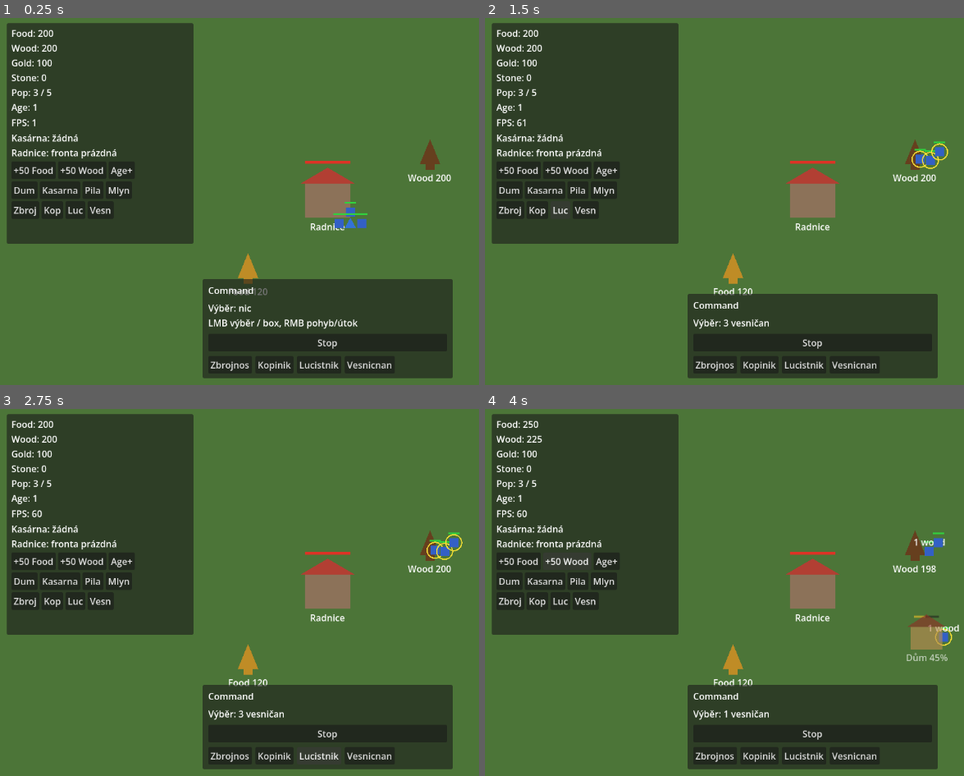
Above: before the commit, frames 1-4 (two rows, left to right).
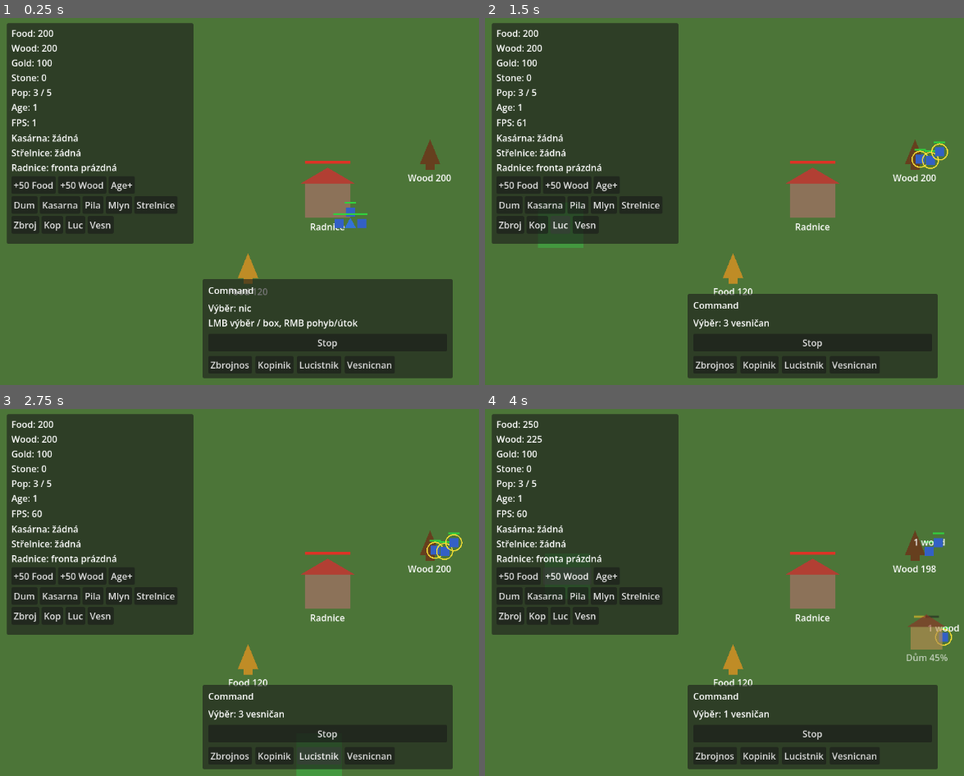
Above: after the commit, the same moments.

Repository: Kosino/ceske-srdce
Game: Godot game, scene res://scenes/map/Map.tscn
Same seed, same stepped clock (60 frames per second), same inputs: the game is played once before the commit and once after it.
Inputs (mouse positions are in pixels of both pictures, inside the frame that each line leads up to):
- Up to frame 1 (0.25 s): no input
- Up to frame 2 (1.5 s): click (643, 205) at 0.5 s, where only the run after the commit has a clickable "Strelnice"; click "Luc" at 1.25 s
- Up to frame 3 (2.75 s): click "Lucistnik" at 2 s
- Up to frame 4 (4 s): click "+50 Food" at 2.75 s; click "+50 Wood" at 3.5 s

The runs differ from the first frame. In frame 1, 1.7% of the frame differs, in the area x 2-37%, y 35-58%; in frame 2, 1.8%; in frame 3, 1.9%; in frame 4, 1.9%.

Commit message:
Add archer projectiles and Střelnice training building.
Arrows fly to the locked aim point; Barracks trains only infantry; Střelnice (175 wood, 50s, 1200 HP) trains Lučištník. DESIGN and headless smoke updated.

Diff:
--- /dev/null
+++ b/scenes/buildings/ArcheryRange.tscn
@@ -0,0 +1,22 @@
+[gd_scene load_steps=2 format=3]
+
+[ext_resource type="Script" path="res://scripts/buildings/ArcheryRange.gd" id="1_archery"]
+
+[node name="ArcheryRange" type="Node2D"]
+script = ExtResource("1_archery")
+
+[node name="Visual" type="Polygon2D" parent="."]
+color = Color(0.42, 0.48, 0.35, 1)
+polygon = PackedVector2Array(-40, -28, 40, -28, 40, 32, -40, 32)
+
+[node name="Target" type="Polygon2D" parent="."]
+color = Color(0.75, 0.2, 0.15, 1)
+polygon = PackedVector2Array(-6, -48, 6, -48, 6, -28, -6, -28)
+
+[node name="Label" type="Label" parent="."]
+offset_left = -48.0
+offset_top = 34.0
+offset_right = 48.0
+offset_bottom = 58.0
+horizontal_alignment = 1
+text = "Strelnice"
--- /dev/null
+++ b/scenes/combat/Projectile.tscn
@@ -0,0 +1,10 @@
+[gd_scene load_steps=2 format=3]
+
+[ext_resource type="Script" path="res://scripts/combat/Projectile.gd" id="1_proj"]
+
+[node name="Projectile" type="Node2D"]
+script = ExtResource("1_proj")
+
+[node name="Visual" type="Polygon2D" parent="."]
+color = Color(0.85, 0.75, 0.35, 1)
+polygon = PackedVector2Array(-8, -2, 10, 0, -8, 2)
--- a/scenes/ui/DebugPanel.tscn
+++ b/scenes/ui/DebugPanel.tscn
@@ -75,6 +75,10 @@
 layout_mode = 2
 text = "Mlyn"
 
+[node name="PlaceArchery" type="Button" parent="Panel/Margin/VBox/BuildButtons"]
+layout_mode = 2
+text = "Strelnice"
+
 [node name="TrainButtons" type="HBoxContainer" parent="Panel/Margin/VBox"]
 layout_mode = 2
 theme_override_constants/separation = 4
@@ -102,6 +106,7 @@
 [connection signal="pressed" from="Panel/Margin/VBox/BuildButtons/PlaceBarracks" to="." method="_on_place_barracks_pressed"]
 [connection signal="pressed" from="Panel/Margin/VBox/BuildButtons/PlaceLumber" to="." method="_on_place_lumber_pressed"]
 [connection signal="pressed" from="Panel/Margin/VBox/BuildButtons/PlaceMill" to="." method="_on_place_mill_pressed"]
+[connection signal="pressed" from="Panel/Margin/VBox/BuildButtons/PlaceArchery" to="." method="_on_place_archery_pressed"]
 [connection signal="pressed" from="Panel/Margin/VBox/TrainButtons/TrainSoldier" to="." method="_on_train_soldier_pressed"]
 [connection signal="pressed" from="Panel/Margin/VBox/TrainButtons/TrainSpearman" to="." method="_on_train_spearman_pressed"]
 [connection signal="pressed" from="Panel/Margin/VBox/TrainButtons/TrainArcher" to="." method="_on_train_archer_pressed"]
--- /dev/null
+++ b/scripts/buildings/ArcheryRange.gd
@@ -0,0 +1,96 @@
+extends Building
+class_name ArcheryRange
+
+signal queue_changed
+signal unit_spawned(unit: Node2D)
+
+const ARCHER_SCENE := preload("res://scenes/units/Archer.tscn")
+const MAX_QUEUE := 5
+
+## DESIGN: Střelnice 175 D, 50 s, HP 1200. Trénink: Lučištník 25 D + 45 Z / 35 s.
+const UNIT_DEFS := {
+	"archer": {"cost": {"wood": 25, "gold": 45}, "time": 35.0, "label": "lučištník"},
+}
+
+var queue: Array[String] = []
+var train_remaining: float = 0.0
+var spawn_parent: Node2D
+
+
+func _ready() -> void:
+	building_id = "archery_range"
+	display_name = "Střelnice"
+	footprint = Vector2(80, 80)
+	max_hp = 1200.0
+	build_time = 50.0
+	super._ready()
+	add_to_group("archery_ranges")
+
+
+func _process(delta: float) -> void:
+	super._process(delta)
+	if not is_complete:
+		return
+	if queue.is_empty():
+		return
+	train_remaining -= delta
+	if train_remaining <= 0.0:
+		_complete_training()
+
+
+func enqueue_archer() -> bool:
+	return enqueue_unit("archer")
+
+
+func enqueue_unit(unit_id: String) -> bool:
+	if not is_complete:
+		NotificationManager.show_message("Střelnice ještě není dokončená.")
+		return false
+	if unit_id not in UNIT_DEFS:
+		NotificationManager.show_message("Střelnice trénuje jen lučištníky.")
+		return false
+	if queue.size() >= MAX_QUEUE:
+		NotificationManager.show_message("Fronta střelnice je plná.")
+		return false
+	if not GameManager.can_add_population(1):
+		NotificationManager.show_message("Nedostatek populace (postav Dům).")
+		return false
+	var def: Dictionary = UNIT_DEFS[unit_id]
+	if not GameManager.spend(def["cost"]):
+		NotificationManager.show_message("Nedostatek surovin na %s." % def["label"])
+		return false
+	GameManager.change_population(1)
+	queue.append(unit_id)
+	if queue.size() == 1:
+		train_remaining = float(def["time"])
+	queue_changed.emit()
+	print("[PROD] archery queued %s (queue=%d)" % [unit_id, queue.size()])
+	return true
+
+
+func get_queue_summary() -> String:
+	if queue.is_empty():
+		return "fronta prázdná"
+	return "fronta %d | %.1fs" % [queue.size(), maxf(train_remaining, 0.0)]
+
+
+func _complete_training() -> void:
+	if queue.is_empty():
+		return
+	var unit_id: String = queue.pop_front()
+	var unit := ARCHER_SCENE.instantiate()
+	if unit is Unit:
+		(unit as Unit).contribute_population = false
+		(unit as Unit).team = team
+	var parent := spawn_parent if spawn_parent else get_parent()
+	unit.position = global_position + Vector2(0, footprint.y * 0.5 + 24.0)
+	parent.add_child(unit)
+	if unit is Unit and (unit as Unit).team == 0 and not unit.is_in_group("player_units"):
+		unit.add_to_group("player_units")
+	unit_spawned.emit(unit)
+	print("[PROD] spawned archer at %s" % str(unit.position))
+	NotificationManager.show_message("Vycvičen lučištník.")
+	queue_changed.emit()
+	if not queue.is_empty():
+		var next_id: String = queue[0]
+		train_remaining = float(UNIT_DEFS[next_id]["time"])
--- a/scripts/buildings/Barracks.gd
+++ b/scripts/buildings/Barracks.gd
@@ -6,14 +6,12 @@
 
 const SOLDIER_SCENE := preload("res://scenes/units/Soldier.tscn")
 const SPEARMAN_SCENE := preload("res://scenes/units/Spearman.tscn")
-const ARCHER_SCENE := preload("res://scenes/units/Archer.tscn")
 const MAX_QUEUE := 5
 
-## DESIGN unit defs: id -> {cost, time, scene, label}
+## DESIGN: Kasárna trénuje jen Zbrojnoše a Kopiníka (Lučištník → Střelnice).
 const UNIT_DEFS := {
 	"soldier": {"cost": {"food": 60, "gold": 20}, "time": 21.0, "label": "zbrojnoš"},
 	"spearman": {"cost": {"food": 35, "wood": 25}, "time": 22.0, "label": "kopiník"},
-	"archer": {"cost": {"wood": 25, "gold": 45}, "time": 35.0, "label": "lučištník"},
 }
 
 var queue: Array[String] = []
@@ -25,7 +23,7 @@
 	building_id = "barracks"
 	display_name = "Kasárna"
 	footprint = Vector2(80, 80)
-	max_hp = 1500.0
+	max_hp = 1200.0
 	build_time = 50.0
 	super._ready()
 	add_to_group("barracks")
@@ -51,12 +49,16 @@
 
 
 func enqueue_archer() -> bool:
-	return enqueue_unit("archer")
+	NotificationManager.show_message("Lučištník se trénuje na Střelnici.")
+	return false
 
 
 func enqueue_unit(unit_id: String) -> bool:
 	if not is_complete:
 		NotificationManager.show_message("Kasárna ještě není dokončená.")
+		return false
+	if unit_id == "archer":
+		NotificationManager.show_message("Lučištník se trénuje na Střelnici.")
 		return false
 	if unit_id not in UNIT_DEFS:
 		return false
@@ -117,7 +119,5 @@
 			return SOLDIER_SCENE.instantiate()
 		"spearman":
 			return SPEARMAN_SCENE.instantiate()
-		"archer":
-			return ARCHER_SCENE.instantiate()
 		_:
 			return null
--- a/scripts/buildings/BuildingPlacer.gd
+++ b/scripts/buildings/BuildingPlacer.gd
@@ -5,6 +5,7 @@
 
 const HOUSE_SCENE := preload("res://scenes/buildings/House.tscn")
 const BARRACKS_SCENE := preload("res://scenes/buildings/Barracks.tscn")
+const ARCHERY_SCENE := preload("res://scenes/buildings/ArcheryRange.tscn")
 const LUMBER_SCENE := preload("res://scenes/buildings/LumberCamp.tscn")
 const MILL_SCENE := preload("res://scenes/buildings/Mill.tscn")
 
@@ -12,6 +13,7 @@
 const COSTS := {
 	"house": {"wood": 25},
 	"barracks": {"wood": 175},
+	"archery_range": {"wood": 175},
 	"lumber_camp": {"wood": 100},
 	"mill": {"wood": 100},
 }
@@ -19,6 +21,7 @@
 const BUILD_TIMES := {
 	"house": 25.0,
 	"barracks": 50.0,
+	"archery_range": 50.0,
 	"lumber_camp": 35.0,
 	"mill": 35.0,
 }
@@ -26,6 +29,7 @@
 const FOOTPRINTS := {
 	"house": Vector2(56, 56),
 	"barracks": Vector2(80, 80),
+	"archery_range": Vector2(80, 80),
 	"lumber_camp": Vector2(72, 72),
 	"mill": Vector2(72, 72),
 }
@@ -79,6 +83,8 @@
 	entities.add_child(building)
 	if building is Barracks:
 		(building as Barracks).spawn_parent = entities
+	elif building is ArcheryRange:
+		(building as ArcheryRange).spawn_parent = entities
 	var build_t: float = float(BUILD_TIMES.get(building_type, building.build_time))
 	building.start_construction(build_t)
 	_assign_builders(building)
@@ -141,6 +147,8 @@
 			return HOUSE_SCENE.instantiate() as Building
 		"barracks":
 			return BARRACKS_SCENE.instantiate() as Building
+		"archery_range":
+			return ARCHERY_SCENE.instantiate() as Building
 		"lumber_camp":
 			return LUMBER_SCENE.instantiate() as Building
 		"mill":
--- /dev/null
+++ b/scripts/combat/Projectile.gd
@@ -0,0 +1,65 @@
+extends Node2D
+class_name Projectile
+
+## Arrow / bolt: flies to aim point locked at fire time.
+const SPEED := 400.0
+const HIT_RADIUS := 20.0
+
+var team: int = 0
+var damage: float = 4.0
+var aim_pos: Vector2 = Vector2.ZERO
+var intended_target: Node2D = null
+var _alive: bool = true
+
+
+func setup(origin: Vector2, aim: Vector2, dmg: float, shooter_team: int, target: Node2D) -> void:
+	global_position = origin
+	aim_pos = aim
+	damage = dmg
+	team = shooter_team
+	intended_target = target
+	rotation = (aim_pos - global_position).angle()
+	z_index = 50
+
+
+func _physics_process(delta: float) -> void:
+	if not _alive:
+		return
+	var to_aim := aim_pos - global_position
+	var dist := to_aim.length()
+	var step := SPEED * delta
+	if dist <= step:
+		global_position = aim_pos
+		_impact()
+		_alive = false
+		queue_free()
+		return
+	global_position += to_aim / dist * step
+	rotation = to_aim.angle()
+
+
+func _impact() -> void:
+	if intended_target == null or not is_instance_valid(intended_target):
+		print("[COMBAT] arrow miss (no target)")
+		return
+	if intended_target.global_position.distance_to(aim_pos) > HIT_RADIUS:
+		print("[COMBAT] arrow miss (target moved)")
+		return
+	if _is_friendly(intended_target):
+		print("[COMBAT] arrow refuse friendly fire")
+		return
+	if intended_target.has_method("take_damage"):
+		intended_target.call("take_damage", damage)
+		print("[COMBAT] arrow hit %s for %.1f" % [intended_target.name, damage])
+
+
+func _is_friendly(target: Node2D) -> bool:
+	if target == null:
+		return true
+	if "team" in target and int(target.get("team")) == team:
+		return true
+	if team == 0 and (target.is_in_group("player_buildings") or target.is_in_group("player_town_hall") or target.is_in_group("player_units")):
+		return true
+	if team != 0 and (target.is_in_group("enemy_buildings") or target.is_in_group("enemy_town_hall") or target.is_in_group("enemy_units")):
+		return true
+	return false
--- a/scripts/map/Map.gd
+++ b/scripts/map/Map.gd
@@ -4,6 +4,9 @@
 const RESOURCE_SCENE := preload("res://scenes/world/ResourceNode.tscn")
 const DROPOFF_SCENE := preload("res://scenes/world/DropOff.tscn")
 const SOLDIER_SCENE := preload("res://scenes/units/Soldier.tscn")
+const ARCHER_SCENE := preload("res://scenes/units/Archer.tscn")
+const BARRACKS_SCENE := preload("res://scenes/buildings/Barracks.tscn")
+const PROJECTILE_SCENE := preload("res://scenes/combat/Projectile.tscn")
 
 @onready var units: Node2D = $Units
 @onready var building_placer: BuildingPlacer = $BuildingPlacer
@@ -17,6 +20,8 @@
 	await _run_friendly_target_smoke()
 	await _run_gather_rmb_smoke()
 	await _run_construction_smoke()
+	await _run_projectile_smoke()
+	await _run_archer_barracks_block_smoke()
 	NotificationManager.show_message("Start: Radnice + vesničané + zdroje. F3 stavění/trénink.")
 
 
@@ -101,7 +106,7 @@
 		print("[TEST] FAIL gather setup missing wood/villagers")
 		return
 
-	# Place villagers near the node so navigation isn't flaky in headless.
+	# Place villagers near the node so navigation is not flaky in headless.
 	for i in villagers.size():
 		villagers[i].global_position = wood.global_position + Vector2(18.0 + float(i) * 10.0, 8.0)
 
@@ -191,3 +196,64 @@
 		print("[TEST] PASS building completes after time")
 	else:
 		print("[TEST] FAIL construction smoke")
+
+
+## Projectile deals damage on impact when target stays at aim point.
+func _run_projectile_smoke() -> void:
+	await get_tree().physics_frame
+	var enemy: Soldier = SOLDIER_SCENE.instantiate()
+	enemy.team = 1
+	enemy.contribute_population = false
+	enemy.position = Vector2(700, 600)
+	units.add_child(enemy)
+	await get_tree().physics_frame
+	var hp_before := enemy.hp
+
+	var proj: Projectile = PROJECTILE_SCENE.instantiate() as Projectile
+	units.add_child(proj)
+	var origin := enemy.global_position + Vector2(-120, 0)
+	proj.setup(origin, enemy.global_position, 4.0, 0, enemy)
+
+	var hit := false
+	for _i in range(40):
+		await get_tree().create_timer(0.05).timeout
+		if not is_instance_valid(enemy):
+			hit = true
+			break
+		if enemy.hp < hp_before - 0.1:
+			hit = true
+			break
+
+	var hp_after := enemy.hp if is_instance_valid(enemy) else 0.0
+	print("[TEST] projectile hp %.1f -> %.1f hit=%s" % [hp_before, hp_after, hit])
+	if hit:
+		print("[TEST] PASS projectile deals damage")
+	else:
+		print("[TEST] FAIL projectile deals damage")
+
+	if is_instance_valid(enemy):
+		enemy.queue_free()
+
+
+## Archer cannot be trained at Barracks (moved to Strelnice).
+func _run_archer_barracks_block_smoke() -> void:
+	await get_tree().physics_frame
+	GameManager.add_population_cap(10)
+	GameManager.add_resource("wood", 50)
+	GameManager.add_resource("gold", 50)
+
+	var barracks: Barracks = BARRACKS_SCENE.instantiate()
+	barracks.position = Vector2(500, 500)
+	barracks.is_complete = true
+	units.add_child(barracks)
+	await get_tree().physics_frame
+
+	var refused := not barracks.enqueue_unit("archer")
+	var still_empty := barracks.queue.is_empty()
+	print("[TEST] barracks_archer refused=%s queue_empty=%s" % [refused, still_empty])
+	if refused and still_empty:
+		print("[TEST] PASS Archer cannot train at Barracks")
+	else:
+		print("[TEST] FAIL Archer cannot train at Barracks")
+
+	barracks.queue_free()
--- a/scripts/ui/CommandPanel.gd
+++ b/scripts/ui/CommandPanel.gd
@@ -53,7 +53,11 @@
 
 
 func _on_train_archer_pressed() -> void:
-	_barracks_enqueue("archer")
+	var range_b := get_tree().get_first_node_in_group("archery_ranges") as ArcheryRange
+	if range_b == null:
+		NotificationManager.show_message("Nejdřív postav Střelnici.")
+		return
+	range_b.enqueue_unit("archer")
 
 
 func _on_train_villager_pressed() -> void:
--- a/scripts/ui/DebugPanel.gd
+++ b/scripts/ui/DebugPanel.gd
@@ -51,6 +51,8 @@
 	var lines: PackedStringArray = []
 	var barracks := get_tree().get_first_node_in_group("barracks") as Barracks
 	lines.append("Kasárna: %s" % (barracks.get_queue_summary() if barracks else "žádná"))
+	var archery := get_tree().get_first_node_in_group("archery_ranges") as ArcheryRange
+	lines.append("Střelnice: %s" % (archery.get_queue_summary() if archery else "žádná"))
 	var hall := get_tree().get_first_node_in_group("player_town_hall") as DropOff
 	lines.append("Radnice: %s" % (hall.get_queue_summary() if hall else "žádná"))
 	build_label.text = "\n".join(lines)
@@ -79,6 +81,10 @@
 	_begin("barracks")
 
 
+func _on_place_archery_pressed() -> void:
+	_begin("archery_range")
+
+
 func _on_place_lumber_pressed() -> void:
 	_begin("lumber_camp")
 
@@ -96,7 +102,11 @@
 
 
 func _on_train_archer_pressed() -> void:
-	_barracks_enqueue("archer")
+	var range_b := get_tree().get_first_node_in_group("archery_ranges") as ArcheryRange
+	if range_b == null:
+		NotificationManager.show_message("Nejdřív postav Střelnici.")
+		return
+	range_b.enqueue_unit("archer")
 
 
 func _on_train_villager_pressed() -> void:
--- a/scripts/units/Archer.gd
+++ b/scripts/units/Archer.gd
@@ -1,7 +1,9 @@
 extends Unit
 class_name Archer
 
-## DESIGN: Lučištník — 25 D + 45 Z, 35 s, HP 30, útok 4, dosah 160 px.
+## DESIGN: Lučištník — 25 D + 45 Z, 35 s, HP 30, útok 4, dosah 160 px. Střílí projektilem.
+
+const PROJECTILE_SCENE := preload("res://scenes/combat/Projectile.tscn")
 
 
 func _ready() -> void:
@@ -13,5 +15,22 @@
 	can_attack = true
 	super._ready()
 	add_to_group("soldiers")
+	add_to_group("archers")
 	if has_node("Visual"):
 		$Visual.color = Color(0.55, 0.35, 0.15, 1.0) if team == 0 else Color(0.55, 0.15, 0.35, 1.0)
+
+
+func _try_strike() -> void:
+	if _attack_timer > 0.0 or not is_instance_valid(attack_target):
+		return
+	if "team" in attack_target and int(attack_target.get("team")) == team:
+		attack_target = null
+		return
+	_attack_timer = attack_cooldown
+	var proj: Projectile = PROJECTILE_SCENE.instantiate() as Projectile
+	var parent := get_parent()
+	if parent == null:
+		parent = get_tree().current_scene
+	parent.add_child(proj)
+	proj.setup(global_position, attack_target.global_position, attack_damage, team, attack_target)
+	print("[COMBAT] archer loosed arrow at %s" % attack_target.name)
Not shown, added: scripts/buildings/ArcheryRange.gd.uid
Not shown, added: scripts/combat/Projectile.gd.uid
Not shown, changed: docs/DESIGN.md
